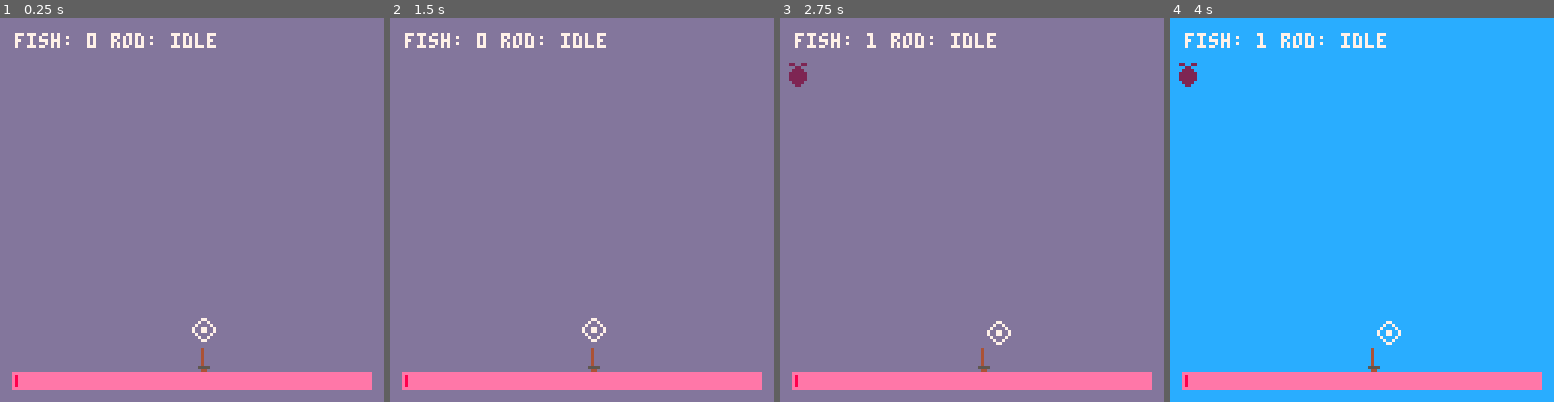
Above: before the commit, frames 1-4 (left to right).
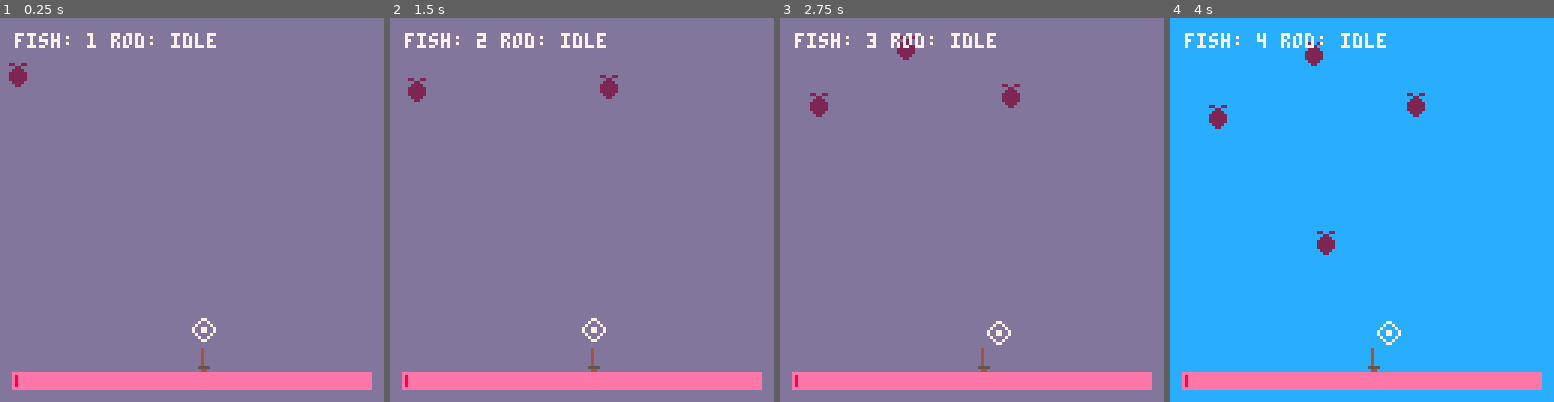
Above: after the commit, the same moments.

Repository: millwardesque/picofish
Game: PICO-8 cartridge fish.p8
The game is run twice, just before and just after one commit, with the same random seed, the same clock (stepped at 60 frames per second) and the same inputs.
Inputs:
- Up to frame 1 (0.25 s): no input
- Up to frame 2 (1.5 s): tap X (X key) at 0.33, 1.07 s; tap O (Z key) at 0.7 s
- Up to frame 3 (2.75 s): hold Right 1.6-2.1 s; tap O (Z key) at 1.7, 2.1, 2.5 s; tap X (X key) at 1.85 s; hold Up 2.15-2.42 s; hold Right from 2.47 s (still down)
- Up to frame 4 (4 s): tap O (Z key) at 2.9, 3.3, 3.7 s; tap X (X key) at 2.97 s; release Right at 3.03 s; hold Left 3.08-3.58 s; hold Down 3.63-3.97 s

The runs differ from the first frame. In frame 1, 0.3% of the frame differs, in the area x 2-25%, y 3-18%; in frame 2, 0.4%; in frame 3, 0.8%; in frame 4, 1.1%, in the area x 2-67%, y 3-62%.

Commit message:
Added swimming fish

Diff:
--- a/fish.p8
+++ b/fish.p8
@@ -279,21 +279,38 @@
 package._c["fish"]=function()
 game_obj = require('game_obj')
 log = require('log')
+v2 = require('v2')
 
 local fish = {
     mk = function(name, x, y)
         local f = game_obj.mk(name, 'fish', x, y)
         f.visible = true
+        f.state = 'swim'
+        f.target = nil
+        f.speed = 0.15
 
         renderer.attach(f, 1)
 
         f.update = function(self)
             -- Show / hide randomly
-            if (flr(rnd(100)) == 1) then
-                if self.visible == true then
-                    self.hide(self)
-                else
-                    self.show(self)
+            if self.visible == true and flr(rnd(500)) == 1 then
+                self.hide(self)
+            elseif self.visible == false and flr(rnd(500)) then
+                self.show(self)
+            end
+
+            if self.state == 'swim' then
+                if self.target == nil then
+                    self.target = v2.mk(rnd(128), rnd(128))
+                end
+
+                local dist = self.target - self.v2_pos(self)
+                if v2.mag(dist) < 4 then   -- Target reached
+                    self.target = nil
+                else                    -- Swim to target
+                    local vel = v2.norm(dist) * self.speed
+                    self.x += vel.x
+                    self.y += vel.y
                 end
             end
         end
@@ -532,8 +549,8 @@
 p1_rod = nil
 current_power = 0
 max_power = 100
-add_freq = 300
-remove_freq = 500
+add_freq = 100
+remove_freq = 1000
 max_fish = 5
 min_cast_dist = 5
 min_cast_angle = 0.55
@@ -565,6 +582,7 @@
     add(scene, cam)
 
     fishes = {}
+    add_fish()
 
     p1_rod = rod.mk('rod', 64, 110)
     add(scene, p1_rod)
--- a/game.lua
+++ b/game.lua
@@ -18,8 +18,8 @@
 p1_rod = nil
 current_power = 0
 max_power = 100
-add_freq = 300
-remove_freq = 500
+add_freq = 100
+remove_freq = 1000
 max_fish = 5
 min_cast_dist = 5
 min_cast_angle = 0.55
@@ -51,6 +51,7 @@
     add(scene, cam)
 
     fishes = {}
+    add_fish()
 
     p1_rod = rod.mk('rod', 64, 110)
     add(scene, p1_rod)
--- a/lib/fish.lua
+++ b/lib/fish.lua
@@ -1,20 +1,37 @@
 game_obj = require('game_obj')
 log = require('log')
+v2 = require('v2')
 
 local fish = {
     mk = function(name, x, y)
         local f = game_obj.mk(name, 'fish', x, y)
         f.visible = true
+        f.state = 'swim'
+        f.target = nil
+        f.speed = 0.15
 
         renderer.attach(f, 1)
 
         f.update = function(self)
             -- Show / hide randomly
-            if (flr(rnd(100)) == 1) then
-                if self.visible == true then
-                    self.hide(self)
-                else
-                    self.show(self)
+            if self.visible == true and flr(rnd(500)) == 1 then
+                self.hide(self)
+            elseif self.visible == false and flr(rnd(500)) then
+                self.show(self)
+            end
+
+            if self.state == 'swim' then
+                if self.target == nil then
+                    self.target = v2.mk(rnd(128), rnd(128))
+                end
+
+                local dist = self.target - self.v2_pos(self)
+                if v2.mag(dist) < 4 then   -- Target reached
+                    self.target = nil
+                else                    -- Swim to target
+                    local vel = v2.norm(dist) * self.speed
+                    self.x += vel.x
+                    self.y += vel.y
                 end
             end
         end
Not shown, changed: plan.txt
